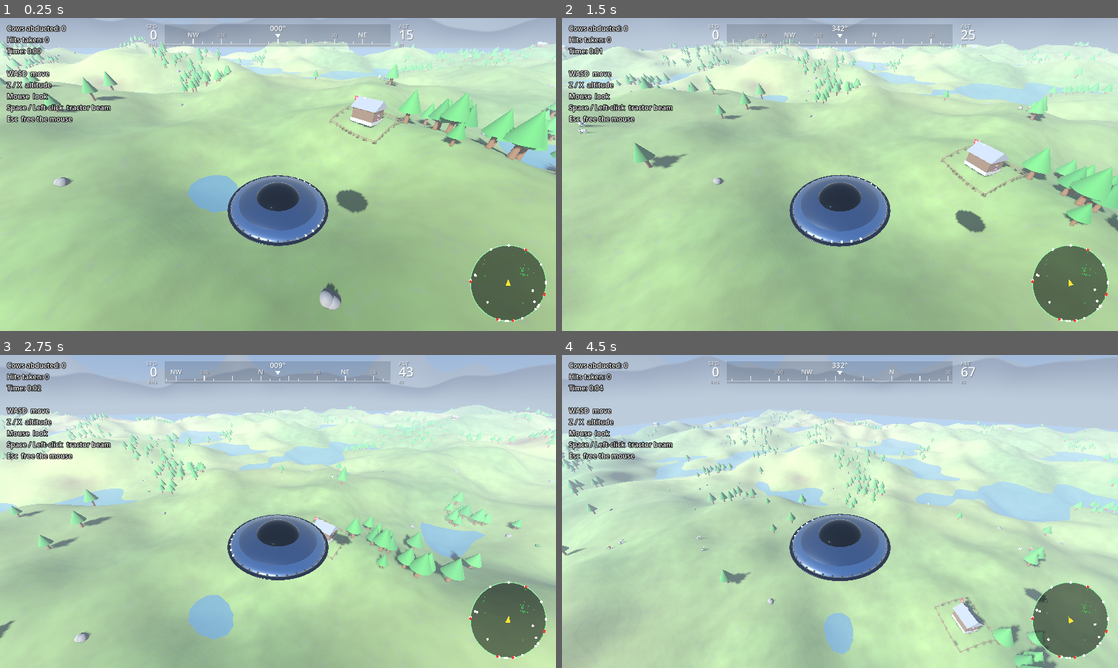
Above: before the commit, frames 1-4 (two rows, left to right).
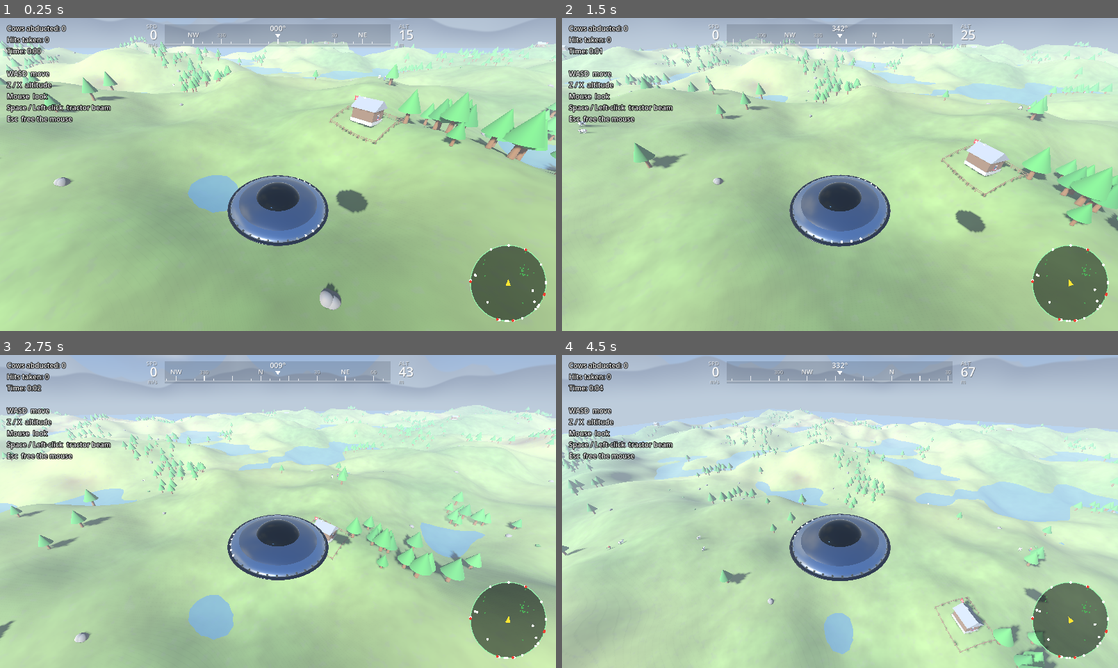
Above: after the commit, the same moments.

Repository: lsandini/cow-abductor
Game: Godot game, scene res://scenes/Main.tscn
The game is run twice, just before and just after one commit, with the same random seed, the same clock (stepped at 60 frames per second) and the same inputs.
Inputs (mouse positions are in pixels of both pictures, inside the frame that each line leads up to):
- Up to frame 1 (0.25 s): no input
- Up to frame 2 (1.5 s): tap Enter at 0.5 s; move the mouse to (867, 174) at 0.52 s; hold Space (beam) 0.53-1.28 s; hold Z (altitude_up) from 0.53 s (still down); click (867, 174) at 0.67 s; move the mouse to (812, 174) at 1.27 s; tap M at 1.35 s
- Up to frame 3 (2.75 s): keep holding Z (altitude_up); move the mouse to (289, 505) at 2.02 s; tap B at 2.1 s
- Up to frame 4 (4.5 s): keep holding Z (altitude_up); move the mouse to (834, 517) at 2.77 s; tap 1 at 2.85 s; click (834, 517) at 2.92 s; move the mouse to (878, 514) at 3.52 s; tap 2 at 3.6 s; move the mouse to (795, 508) at 4.27 s; tap 3 at 4.35 s

The runs differ from the first frame. In frame 1, 0.1% of the frame differs, in the area x 41-59%, y 60-70%; in frame 2, 0.2%; in frame 3, less than 0.1%; in frame 4, 0.2%, in the area x 41-58%, y 56-71%.

Commit message:
clouds !

Diff:
--- a/scripts/World.gd
+++ b/scripts/World.gd
@@ -165,6 +165,17 @@
 uniform vec3 mtn_far     : source_color = vec3(0.67, 0.73, 0.81); // farther = paler, hazier
 uniform vec3 sun_dir = vec3(0.0, 0.57, 0.82);                     // direction TO the sun (set by World)
 
+// --- Clouds ------------------------------------------------------------------
+// Sampled from 3D domain-warped noise evaluated on the view DIRECTION, not on a
+// projected ground plane — a bounded domain, so there is no horizon stretch and
+// therefore none of the grid/streak aliasing a plane projection produces. Faded
+// out near the horizon and drifting slowly across the sky.
+uniform float cloud_cover : hint_range(0.0, 1.0) = 0.38;  // higher = thicker, more sky covered
+uniform float cloud_scale = 1.9;                          // lower = larger cloud forms
+uniform vec2  cloud_drift = vec2(0.004, 0.0025);          // slow motion (units/sec of TIME)
+uniform vec3  cloud_sun   : source_color = vec3(1.00, 0.98, 0.94); // sunlit tops
+uniform vec3  cloud_shade : source_color = vec3(0.62, 0.66, 0.74); // cool undersides
+
 // A rounded ridge height in [0,1] from INTEGER harmonics of the view azimuth.
 // Every term is exactly 2*PI-periodic in `az`, so the silhouette wraps with no
 // seam. Used for the gentle nearer foothills. `f0` sets how many humps encircle
@@ -203,6 +214,42 @@
 	return mix(col, mc, inside);
 }
 
+// --- Cloud noise: 3D gradient (Perlin-style) fractal noise. Sampled on the view
+// direction so it is continuous over the whole sky with no tiles or seams. -------
+vec3 hash33(vec3 p) {
+	p = vec3(dot(p, vec3(127.1, 311.7, 74.7)),
+			 dot(p, vec3(269.5, 183.3, 246.1)),
+			 dot(p, vec3(113.5, 271.9, 124.6)));
+	return -1.0 + 2.0 * fract(sin(p) * 43758.5453123);
+}
+
+float gnoise3(vec3 p) {
+	vec3 i = floor(p);
+	vec3 f = fract(p);
+	vec3 u = f * f * (3.0 - 2.0 * f);
+	return mix(mix(mix(dot(hash33(i + vec3(0,0,0)), f - vec3(0,0,0)),
+					   dot(hash33(i + vec3(1,0,0)), f - vec3(1,0,0)), u.x),
+				   mix(dot(hash33(i + vec3(0,1,0)), f - vec3(0,1,0)),
+					   dot(hash33(i + vec3(1,1,0)), f - vec3(1,1,0)), u.x), u.y),
+			   mix(mix(dot(hash33(i + vec3(0,0,1)), f - vec3(0,0,1)),
+					   dot(hash33(i + vec3(1,0,1)), f - vec3(1,0,1)), u.x),
+				   mix(dot(hash33(i + vec3(0,1,1)), f - vec3(0,1,1)),
+					   dot(hash33(i + vec3(1,1,1)), f - vec3(1,1,1)), u.x), u.y), u.z);
+}
+
+float fbm3(vec3 p) {
+	float v = 0.0;
+	float a = 0.5;
+	for (int i = 0; i < 5; i++) { v += a * gnoise3(p); p *= 2.02; a *= 0.5; }
+	return v;
+}
+
+// Fade clouds to nothing near the horizon (where sampling is tightest) and near
+// the zenith edge of the band, so they never clip into the mountains.
+float cloud_band(float e) {
+	return smoothstep(0.03, 0.15, e) * (1.0 - smoothstep(0.72, 0.96, e));
+}
+
 void sky() {
 	vec3 dir = normalize(EYEDIR);
 	float elev = dir.y;
@@ -227,7 +274,26 @@
 	// ...then the nearer range over it: the original gentle, rounded foothills.
 	col = add_range(col, elev, 0.004 + 0.085 * ridge_h(az, 6.0, 2.5), mtn_near);
 
-	COLOR = col;
+	// Clouds, composited over the sky/mountains. Domain-warped noise on the view
+	// direction (organic, non-repeating), thresholded by cloud_cover so the cores
+	// go opaque and read as solid clouds rather than haze.
+	float bnd = cloud_band(elev);
+	float cov = 0.0;
+	vec3 ccol = col;
+	if (bnd > 0.001) {
+		vec3 cp = dir * cloud_scale + vec3(cloud_drift.x, 0.0, cloud_drift.y) * TIME;
+		vec3 warp = vec3(fbm3(cp + vec3(1.7, 9.2, 3.3)),
+						 fbm3(cp + vec3(5.1, 1.3, 8.8)),
+						 fbm3(cp + vec3(2.9, 6.6, 4.4)));
+		float n = fbm3(cp + 0.75 * warp) * 0.5 + 0.5;
+		float lo = mix(0.62, 0.20, cloud_cover);   // cover raises density by lowering the threshold
+		cov = smoothstep(lo, lo + 0.16, n) * bnd;
+		float sun_amt = clamp(dot(dir, normalize(sun_dir)) * 0.5 + 0.5, 0.0, 1.0);
+		ccol = mix(cloud_shade, cloud_sun, smoothstep(0.1, 0.85, cov));  // two-tone form
+		ccol = mix(ccol, ccol * vec3(1.06, 1.0, 0.9), sun_amt * 0.35);   // warm toward the sun
+	}
+
+	COLOR = mix(col, ccol, clamp(cov, 0.0, 1.0));
 }
 """
 	var mat := ShaderMaterial.new()
Not shown, changed: deploy.sh
